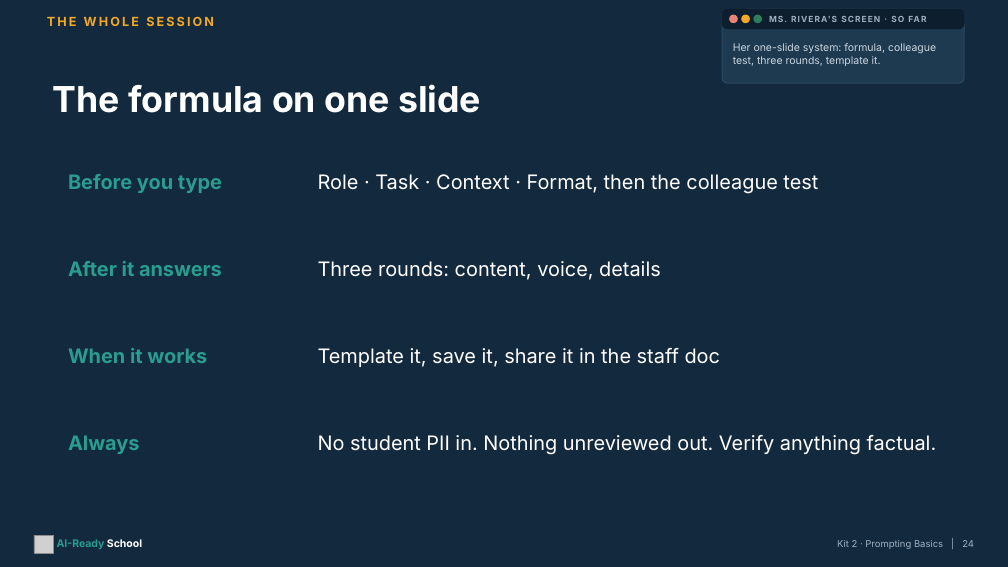
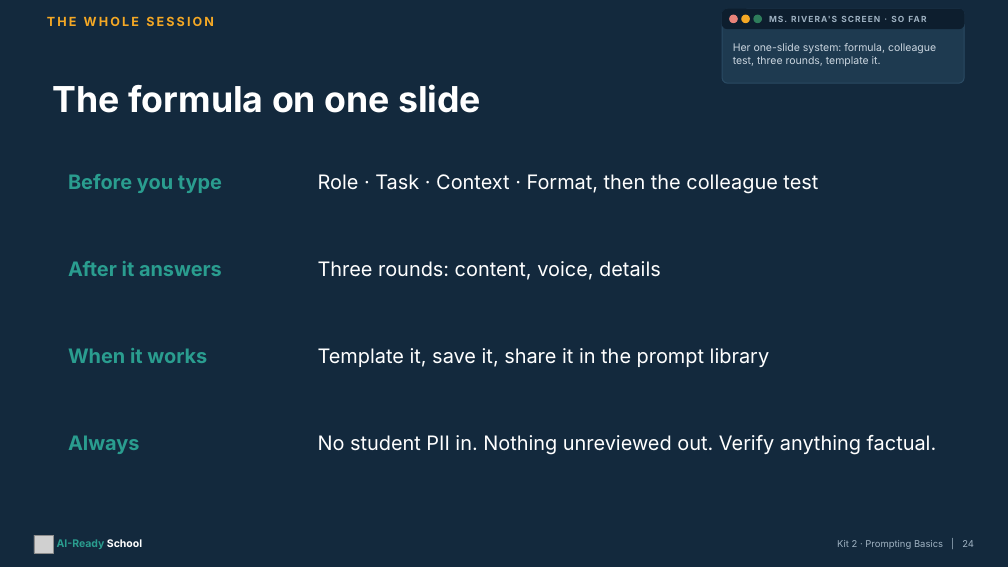
Before and after one commit to aspinozzi1/Ai-School-Ready, a slide deck: slide 24 of kits/kit02/Kit02_PresentationDeck.pptx. Drawn at 1008x567 pixels with LibreOffice and Linux fonts; fonts in the diff are those of the drawing; grey boxes stand for pictures. Boxes give left, top, right and bottom in pixels: in the first picture for what was removed or moved away, otherwise in the second. Text is boxed around its words. In the diff, an @@ line names an element or a change of style, - is before the commit and + after.

```diff
--- a/kits/kit02/Kit02_PresentationDeck.pptx
+++ b/kits/kit02/Kit02_PresentationDeck.pptx
@@ text at (318,348,770,367): text changed @@
-Template it, save it, share it in the staff doc
+Template it, save it, share it in the prompt library
```
Also in this commit, not shown: 4 other slides changed, 17 other files.
